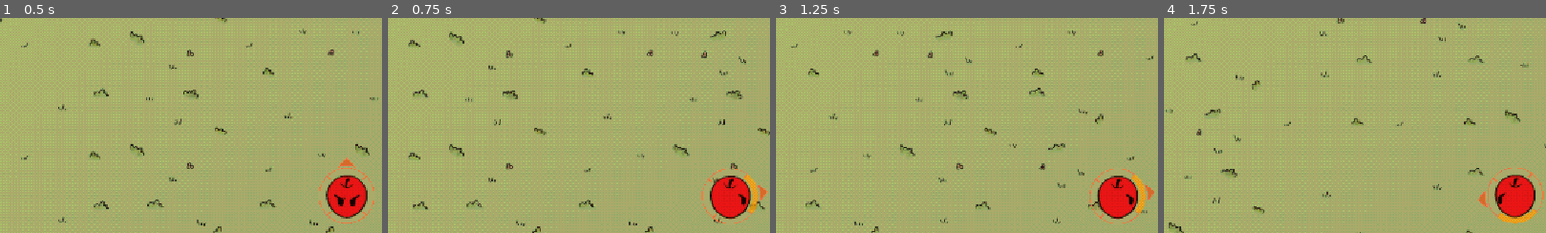
Above: before the commit, frames 1-4 (left to right).
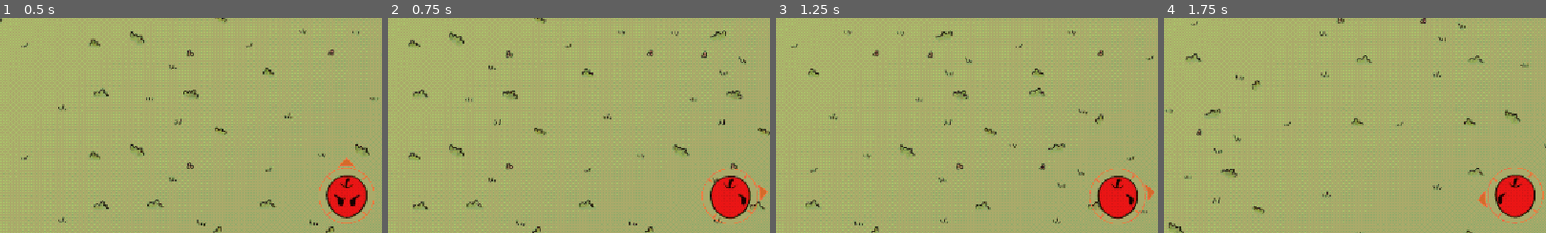
Above: after the commit, the same moments.

Repository: CasualShrub/arrow-head
Game: Godot game, scene res://scenes/levels/encounter.tscn
The game is run twice, just before and just after one commit, with the same random seed, the same clock (stepped at 60 frames per second) and the same inputs. Sound files missing from this copy of the repository are replaced by a short silence.
Inputs (mouse positions are % of the whole screen's width and height, from its top left):
- Up to frame 1 (0.5 s): no input
- Up to frame 2 (0.75 s): tap Enter at 0.5 s; move the mouse to (72, 45) at 0.52 s; hold D (move_right) from 0.53 s (still down); hold Space (fire) from 0.53 s (still down)
- Up to frame 3 (1.25 s): keep holding D (move_right); keep holding Space (fire)
- Up to frame 4 (1.75 s): move the mouse to (30, 55) at 1.27 s; release D (move_right) at 1.28 s; release Space (fire) at 1.28 s; hold S (move_down) from 1.28 s (still down); tap R at 1.35 s
The pictures show only the part of the screen within x 5-55%, y 9-59%; the shares and areas given below are measured in that part.

Frame 1 is identical in both runs. In frame 2, 0.3% of the frame differs, in the area x 93-97%, y 72-91%; in frame 3, 0.3%; in frame 4, 0.3%, in the area x 87-98%, y 89-96%.

Commit message:
change highlight to next arrow

Diff:
--- a/scripts/player.gd
+++ b/scripts/player.gd
@@ -249,7 +249,6 @@
 		selected = -1
 	else:
 		selected = sectors.get_sector_from_movement(dir)
-	sectors.highlight_sector(selected)
 	if dir != _move_dir:
 		_move_dir = dir
 		#_update_eyes()
@@ -438,6 +437,16 @@
 		face_mouse()
 	if _in_slowdown:
 		_update_preview(delta)
+	var flag := false
+	var stored := sectors.get_stored()
+	for i in range(len(stored)):
+		var e = stored[i]
+		if e is EmbeddedArrow and e.is_firing_enabled():
+			flag = true
+			sectors.highlight_sector(i)
+			break;
+	if not flag:
+		sectors.highlight_sector()
 	_update_status_tint()
 
 func _ready() -> void:
